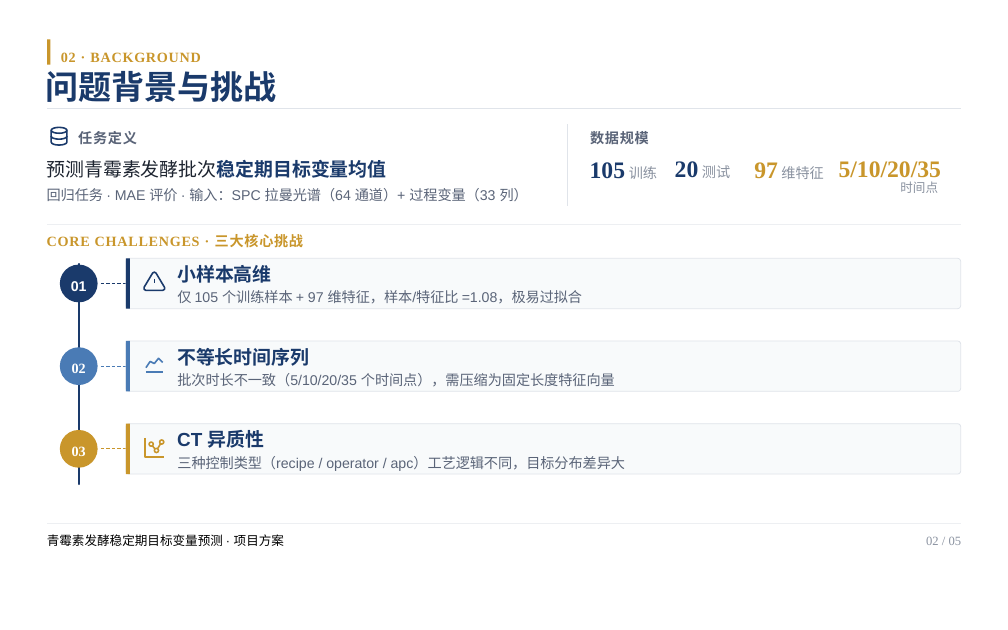
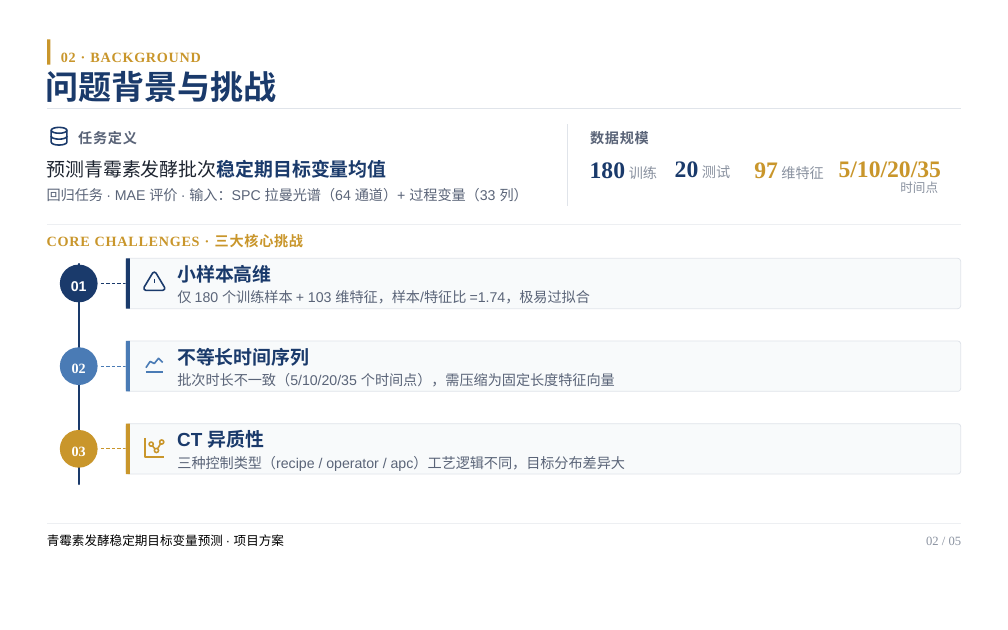
Before and after one commit to lililll-study/MT-lhy-project, a slide deck: slide 2 of Project Overview.pptx. Drawn at 1008x630 pixels with LibreOffice and Linux fonts; fonts in the diff are those of the drawing. Boxes give left, top, right and bottom in pixels: in the first picture for what was removed or moved away, otherwise in the second. Text is boxed around its words. In the diff, an @@ line names an element or a change of style, - is before the commit and + after.

```diff
--- a/Project Overview.pptx
+++ b/Project Overview.pptx
@@ text at (590,162,657,179): text changed @@
-105 训练
+180 训练
@@ text at (177,290,590,304): text changed @@
-仅 105 个训练样本 + 97 维特征，样本/特征比 =1.08，极易过拟合
+仅 180 个训练样本 + 103 维特征，样本/特征比 =1.74，极易过拟合
```
Also in this commit, not shown: 2 other slides changed.
